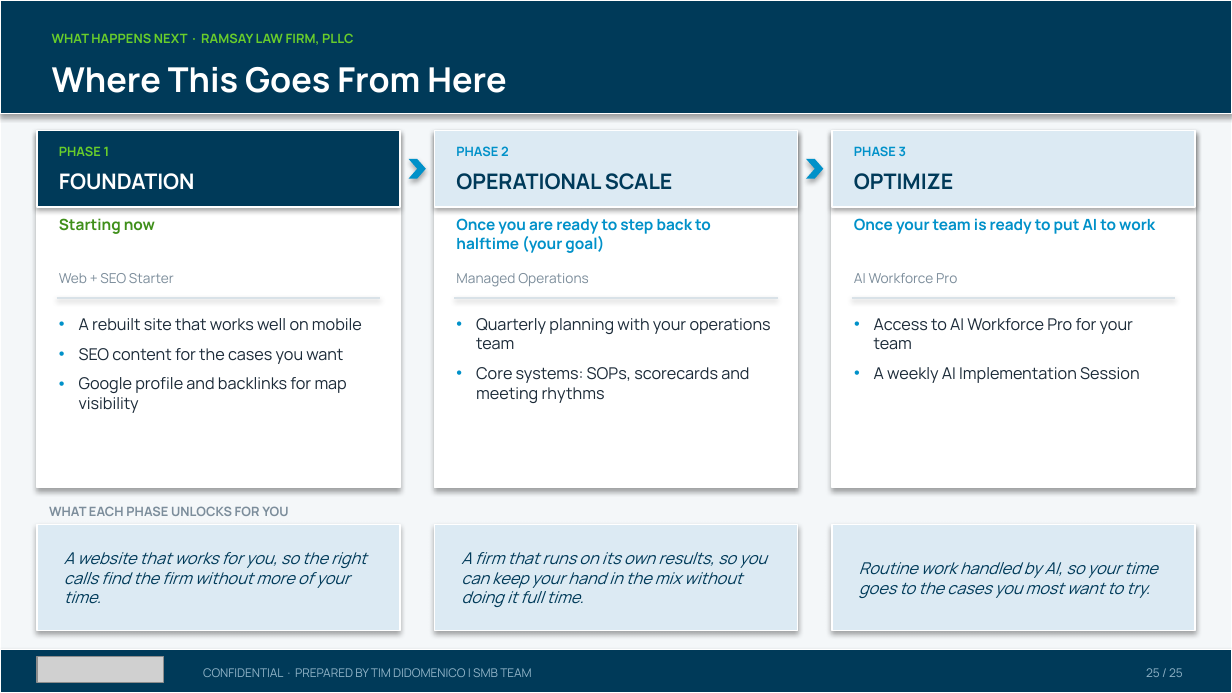
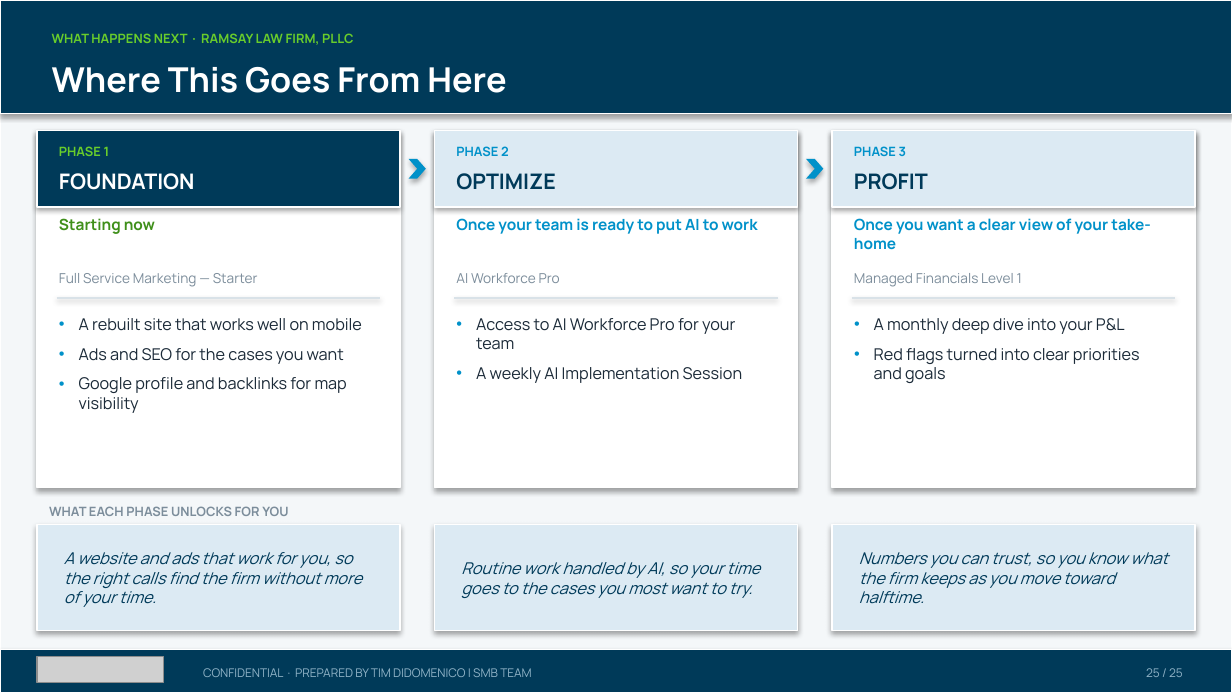
Before and after one commit to SMB-Team-Technology/workwith-smbteam, a slide deck: slide 25 of ramsay/Ramsay Law Firm PLLC_November 23, 2026_Proposal.pptx. Drawn at 1232x693 pixels with LibreOffice and Linux fonts; fonts in the diff are those of the drawing; grey boxes stand for pictures. Boxes give left, top, right and bottom in pixels: in the first picture for what was removed or moved away, otherwise in the second. Text is boxed around its words. In the diff, an @@ line names an element or a change of style, - is before the commit and + after.

```diff
--- a/ramsay/Ramsay Law Firm PLLC_November 23, 2026_Proposal.pptx
+++ b/ramsay/Ramsay Law Firm PLLC_November 23, 2026_Proposal.pptx
@@ text at (456, 173, 555, 190): text changed @@
-OPERATIONAL SCALE
+OPTIMIZE
@@ text at (854, 173, 928, 190): text changed @@
-OPTIMIZE
+PROFIT
@@ text at (456, 218, 758, 234): text changed @@
-Once you are ready to step back to halftime (your goal)
+Once your team is ready to put AI to work
@@ text at (854, 218, 1150, 250): text changed @@
-Once your team is ready to put AI to work
+Once you want a clear view of your take-home
@@ text at (59, 273, 258, 287): text changed @@
-Web + SEO Starter
+Full Service Marketing — Starter
@@ text at (456, 273, 560, 283): text changed @@
-Managed Operations
+AI Workforce Pro
@@ text at (854, 273, 1022, 287): text changed @@
-AI Workforce Pro
+Managed Financials Level 1
@@ text at (476, 318, 743, 383): text changed @@
-• Quarterly planning with your operations team
-• Core systems: SOPs, scorecards and meeting rhythms
+• Access to AI Workforce Pro for your team
+• A weekly AI Implementation Session
@@ text at (874, 318, 1140, 383): text changed @@
-• Access to AI Workforce Pro for your team
-• A weekly AI Implementation Session
+• A monthly deep dive into your P&L
+• Red flags turned into clear priorities and goals
@@ text at (79, 348, 344, 364): text changed @@
-• SEO content for the cases you want
+• Ads and SEO for the cases you want
@@ text at (64, 552, 362, 607): text changed @@
-A website that works for you, so the right calls find the firm without more of your time.
+A website and ads that work for you, so the right calls find the firm without more of your time.
@@ text at (461, 562, 760, 598): text changed @@
-A firm that runs on its own results, so you can keep your hand in the mix without doing it full time.
+Routine work handled by AI, so your time goes to the cases you most want to try.
@@ text at (859, 552, 1168, 604): text changed @@
-Routine work handled by AI, so your time goes to the cases you most want to try.
+Numbers you can trust, so you know what the firm keeps as you move toward halftime.
```
Also in this commit, not shown: 4 other slides changed, 2 other files.
